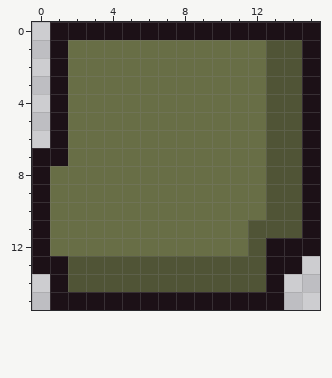
One commit to this pixel-art sprite: assets/OgreBoss/boss_ogre_head_back.png. The first picture shows the starting point.
The file is 16x16 pixels.
Now the later version:
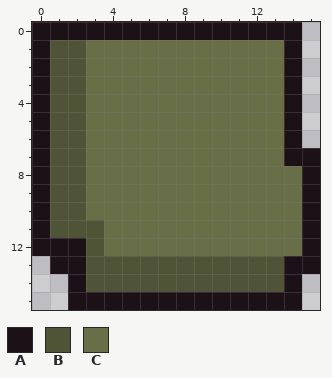
Palette (. is transparent): A #1c1117  B #505436  C #686e46
From the commit log: 9: filling out animations for walking up etc. and removing some unneccisary ones
Edits made:
@@ x 0..15 @@
- 0 .AAAAAAAAAAAAAAA
- 1 .ACCCCCCCCCCCBBA
- 2 .ACCCCCCCCCCCBBA
- 3 .ACCCCCCCCCCCBBA
- 4 .ACCCCCCCCCCCBBA
- 5 .ACCCCCCCCCCCBBA
- 6 .ACCCCCCCCCCCBBA
- 7 AACCCCCCCCCCCBBA
- 8 ACCCCCCCCCCCCBBA
- 9 ACCCCCCCCCCCCBBA
-10 ACCCCCCCCCCCCBBA
-11 ACCCCCCCCCCCBBBA
-12 ACCCCCCCCCCCBAAA
-13 AABBBBBBBBBBBAA.
-14 .ABBBBBBBBBBBA..
-15 .AAAAAAAAAAAAA..
+ 0 AAAAAAAAAAAAAAA.
+ 1 ABBCCCCCCCCCCCA.
+ 2 ABBCCCCCCCCCCCA.
+ 3 ABBCCCCCCCCCCCA.
+ 4 ABBCCCCCCCCCCCA.
+ 5 ABBCCCCCCCCCCCA.
+ 6 ABBCCCCCCCCCCCA.
+ 7 ABBCCCCCCCCCCCAA
+ 8 ABBCCCCCCCCCCCCA
+ 9 ABBCCCCCCCCCCCCA
+10 ABBCCCCCCCCCCCCA
+11 ABBBCCCCCCCCCCCA
+12 AAABCCCCCCCCCCCA
+13 .AABBBBBBBBBBBAA
+14 ..ABBBBBBBBBBBA.
+15 ..AAAAAAAAAAAAA.
Pixel boxes of the changes (left, top, right, bottom) in both pictures:
changed: (32, 22, 104, 310)
changed: (248, 22, 320, 310)
